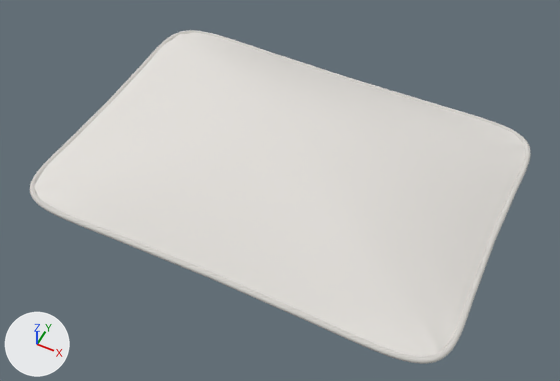
The glTF model assets/models/n02.glb, before and after one commit.
Camera for both pictures: a 50 mm lens placed at (0.375, -0.77, 0.974), pointed at (0.012, -0.044, 0.065). The lights are fixed; the arrows at lower left show +X, +Y and +Z. The picture after the commit comes second. Where no turn or scale is listed for an object, it has been applied to the vertices.

Names of what the first picture shows: 'geometry_0', 'geometry_1'.
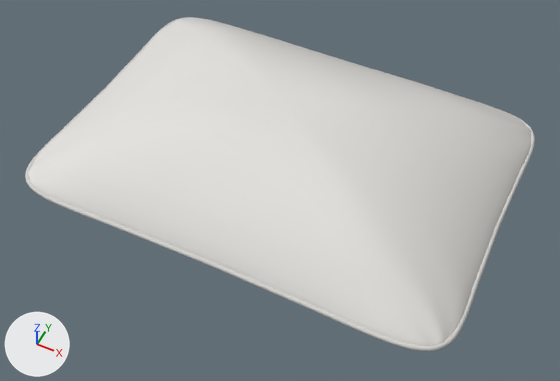
What differs and where, as boxes [x1, y1, x2, y2] in the pictures (560 x 381 px; the box of a moved part takes in the faces that stretch with it):
'geometry_0', recoloured, reshaped, moved: before [34, 32, 525, 357]; after [28, 18, 531, 346]
'geometry_1', recoloured, moved: before [30, 30, 531, 364]; after [25, 17, 535, 351]
part 1 of me_geometry_0, moved or reshaped: before [34, 32, 525, 357]; after [28, 18, 531, 346]

Patch to the scene script:
```diff
--- a/assets/models/n02.glb.py
+++ b/assets/models/n02.glb.py
@@ mat_material_0 @@
 n0 = _N.new('ShaderNodeBsdfPrincipled'); n0.name = 'Principled BSDF'
-n0.inputs[0].default_value = (0.769, 0.745, 0.71, 1.0)  # 'Base Color', light grey #e3e0db
 n0.inputs[2].default_value = 0.95  # 'Roughness'
 n1 = _N.new('ShaderNodeOutputMaterial'); n1.name = 'Material Output'
+n2 = _N.new('ShaderNodeMix'); n2.name = 'Mix'
+n2.data_type = 'RGBA'
+n2.blend_type = 'MULTIPLY'
+n2.inputs[0].default_value = 1.0  # 'Factor'
+n2.inputs[7].default_value = (0.843, 0.827, 0.796, 1.0)  # 'B', white #edebe7
+n3 = _N.new('ShaderNodeVertexColor'); n3.name = 'Color Attribute'
 _L.new(n0.outputs[0], n1.inputs[0])  # 'BSDF' to 'Surface'
+_L.new(n2.outputs[2], n0.inputs[0])  # 'Result' to 'Base Color'
+_L.new(n3.outputs[0], n2.inputs[6])  # 'Color' to 'A'
@@ mat_material_1 @@
 n0 = _N.new('ShaderNodeBsdfPrincipled'); n0.name = 'Principled BSDF'
-n0.inputs[0].default_value = (0.655, 0.635, 0.604, 1.0)  # 'Base Color', light grey #d4d1cc
 n0.inputs[2].default_value = 0.85  # 'Roughness'
 n1 = _N.new('ShaderNodeOutputMaterial'); n1.name = 'Material Output'
+n2 = _N.new('ShaderNodeMix'); n2.name = 'Mix'
+n2.data_type = 'RGBA'
+n2.blend_type = 'MULTIPLY'
+n2.inputs[0].default_value = 1.0  # 'Factor'
+n2.inputs[7].default_value = (0.718, 0.706, 0.678, 1.0)  # 'B', light grey #dcdbd7
+n3 = _N.new('ShaderNodeVertexColor'); n3.name = 'Color Attribute'
 _L.new(n0.outputs[0], n1.inputs[0])  # 'BSDF' to 'Surface'
+_L.new(n2.outputs[2], n0.inputs[0])  # 'Result' to 'Base Color'
+_L.new(n3.outputs[0], n2.inputs[6])  # 'Color' to 'A'
@@ me_geometry_0 @@
-me_geometry_0.from_pydata(...)  # 16022 vertices, 32040 faces; spans x -0.342..0.342, y -0.243..0.243, z -0.075..0.075
+me_geometry_0.from_pydata(...)  # 16022 vertices, 32040 faces; spans x -0.342..0.342, y -0.243..0.243, z -0.105..0.105
+# me_geometry_0 part 1: 15842 of 16022 vertices moved; they spanned x -0.342..0.342, y -0.243..0.243, z -0.075..0.075 and now span x -0.342..0.342, y -0.243..0.243, z -0.105..0.105; mean shift (0.0, 0.0, 0.0); largest move (0.086, 0.061, -0.069) -> (0.086, 0.061, -0.099)
+# me_geometry_0 part 2: vertex colours changed
 me_geometry_0.materials.append(mat_material_0)
@@ me_geometry_1 @@
-me_geometry_1.from_pydata(...)  # 2160 vertices, 4320 faces; spans x -0.346..0.346, y -0.247..0.247, z -0.005..0.005
+me_geometry_1.from_pydata(...)  # 2160 vertices, 4320 faces; spans x -0.346..0.346, y -0.247..0.247, z -0.004..0.004
+# me_geometry_1 part 3: vertex colours changed
 me_geometry_1.materials.append(mat_material_1)
@@ ob_geometry_0 @@
 ob_geometry_0 = bpy.data.objects.new('geometry_0', me_geometry_0)
-ob_geometry_0.location = (0.0, 0.0, 0.075)
+ob_geometry_0.location = (0.0, 0.0, 0.105)
@@ ob_geometry_1 @@
 ob_geometry_1 = bpy.data.objects.new('geometry_1', me_geometry_1)
-ob_geometry_1.location = (0.0, 0.0, 0.075)
+ob_geometry_1.location = (0.0, 0.0, 0.105)
```
